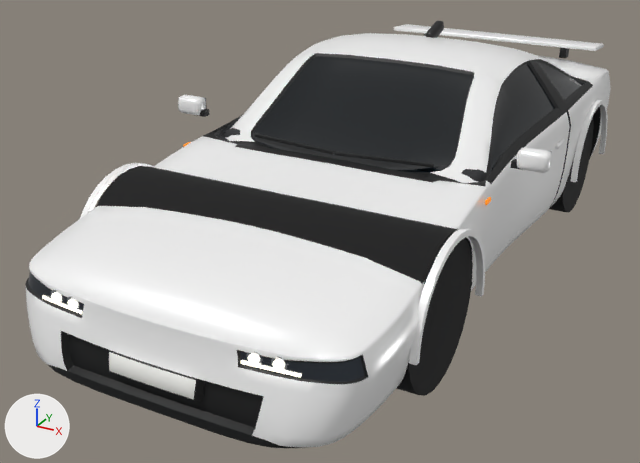
Two versions of the glTF model assets/cars/sports.glb, one commit apart.
The view is the same before and after, from a camera (50 mm lens) standing at (2.16, -4.71, 2.38) and looking at (-0.24, -0.34, 0.2). The lights are fixed; the arrows at lower left show +X, +Y and +Z. The first picture is the older version. Vertices at exactly the same position are counted once.

In view in the first picture: 'sports'.
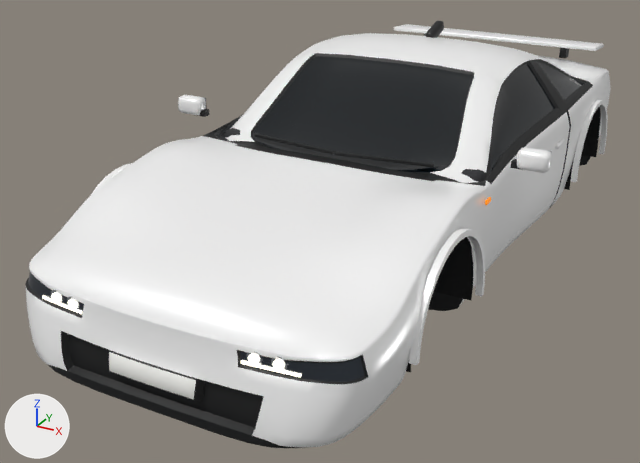
What differs and where, as boxes (x1, y1, x2, y2) in the pictures (640 x 463 px; the box of a moved part takes in the faces that stretch with it):
part 1 of me_body, added (black)
    after: (406, 239, 473, 372)
part 2 of me_body, added (black)
    after: (564, 109, 600, 190)
part 3 of me_body, moved or reshaped
    before: (48, 137, 490, 396)
    after: (47, 137, 490, 362)
part 4 of me_body, moved or reshaped (mostly hidden)
    before: (219, 117, 594, 212)
    after: (219, 107, 601, 183)

Edits to the bpy script that builds the scene:
```text
Change me_body:
    used by ob_sports; location = (0.0, 0.0, 0.0)
    remove me_body.from_pydata(...)  # 7141 vertices, 14087 faces; spans x -1.14..1.14, y -2.27..2.29, z -0.02..1.3
    add me_body.from_pydata(...)  # 7541 vertices, 14778 faces; spans x -1.14..1.14, y -2.27..2.29, z 0.13..1.3
    me_body part 1: a new loose piece of 51 vertices spanning x 0.54..0.92, y -1.64..-0.86, z 0.26..0.73, in mat_under (black #0b0b0c)
    me_body part 2: a new loose piece of 51 vertices spanning x 0.63..0.95, y 0.91..1.69, z 0.26..0.73, in mat_under (black #0b0b0c)
    me_body part 3: 248 vertices moved from x -0.94..0.94, y -1.85..-0.69, z 0.48..0.78 to x -0.94..0.94, y -1.85..-0.69, z 0.49..0.84; 181 vertices removed from x -0.94..0.94, y -1.68..-0.66, z -0.02..0.79; 303 vertices added at x -0.94..0.94, y -1.68..-0.66, z 0.15..0.83
    me_body part 4: 6 vertices moved from x -0.84..0.85, y 1.58..2.12, z 0.34..0.81 to x -0.84..0.85, y 0.88..2.12, z 0.34..0.81; 64 vertices removed from x -0.91..0.91, y 0.9..1.69, z -0.02..0.77; 130 vertices added at x -0.62..0.62, y 0.9..1.7, z 0.15..0.75
    other edits to the shape of me_body do not show in these pictures
```
